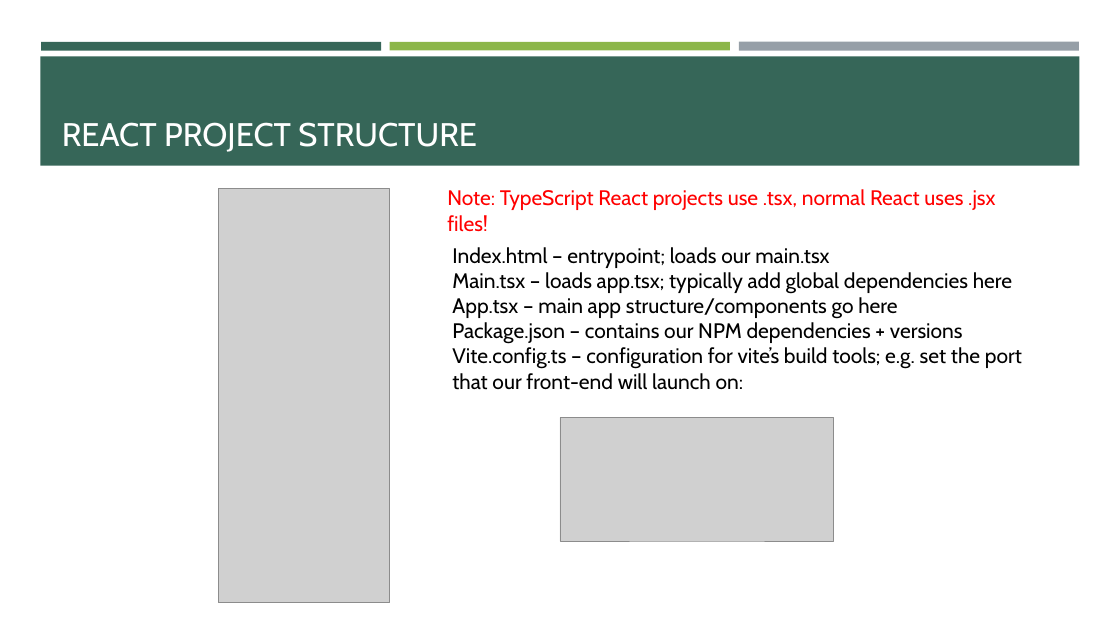
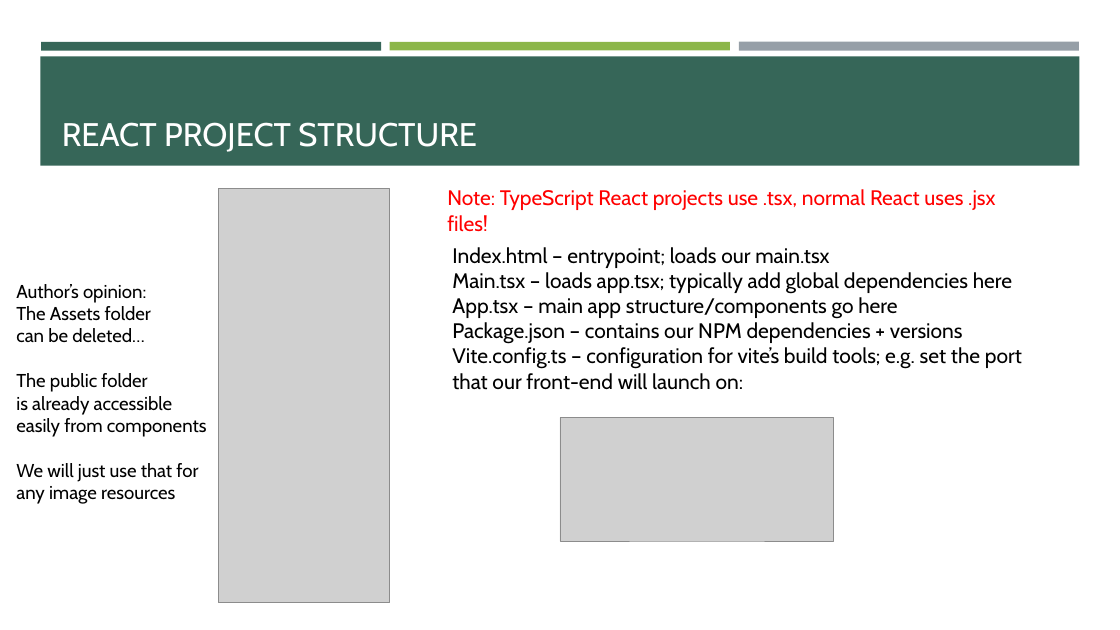
Before and after one commit to e-m-wilson/dotnet, a slide deck: slide 15 of Resources-Notes-Ppts/React/React.pptx. Drawn at 1120x630 pixels with LibreOffice and Linux fonts; fonts in the diff are those of the drawing; grey boxes stand for pictures. Boxes give left, top, right and bottom in pixels: in the first picture for what was removed or moved away, otherwise in the second. Text is boxed around its words. In the diff, an @@ line names an element or a change of style, - is before the commit and + after.

```diff
--- a/Resources-Notes-Ppts/React/React.pptx
+++ b/Resources-Notes-Ppts/React/React.pptx
@@ text added at [16, 284, 207, 504], 16 pt, text #000000 @@
+Author’s opinion:
+The Assets folder
+can be deleted…
+The public folder
+is already accessible
+easily from components
+We will just use that for
+any image resources
```
Also in this commit, not shown: 10 other slides changed, 13 slides added.
